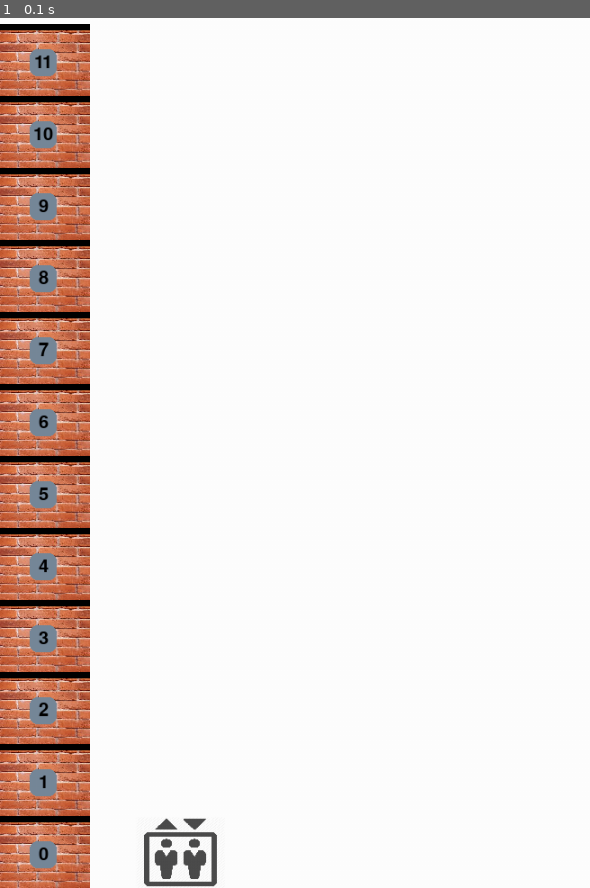
Above: before the commit, frame 1.
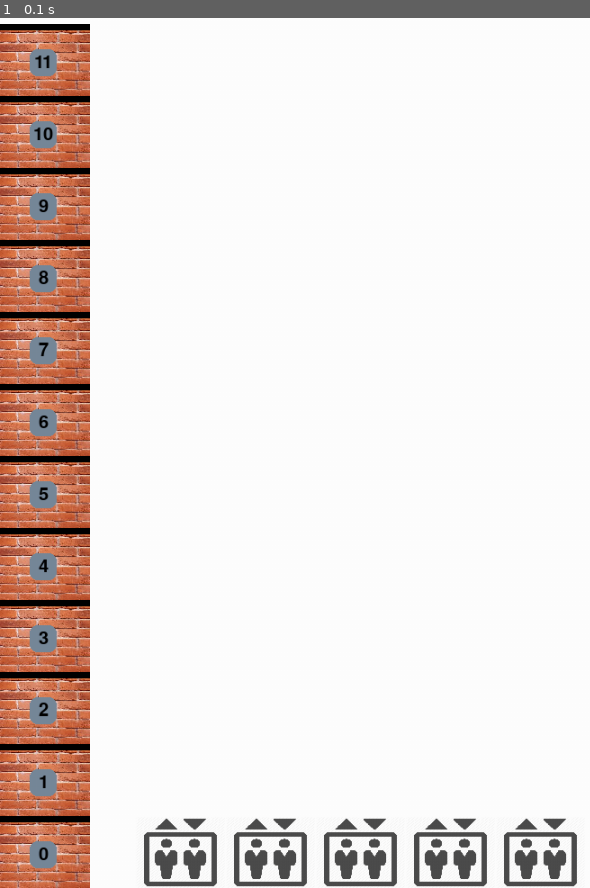
Above: after the commit, the same moment.

Repository: amiramyossi/elevators_project_m.10
Game: pygame game, started from pygame_training.py
Two runs of this game, one before a commit and one after it. Both use one fixed random seed, a clock stepped at 60 frames per second and the inputs below.
Inputs:
- Up to frame 1 (0.1 s): no input

The runs differ from the first frame. In frame 1, 2.2% of the frame differs, in the area x 39-98%, y 91-100%.

Commit message:
code is perfectly efficient yet ugly as heck

Diff:
--- a/Lift.py
+++ b/Lift.py
@@ -96,9 +96,9 @@
             else:
 
                 two_sec_check = time.time()
-                if two_sec_check - self.__starting_time < 2:
-                    self.__pause_time = 2 - (two_sec_check - self.__starting_time)
-                else:
+                if two_sec_check - self.__starting_time > 2:
+
+
                     self.__reference = False
                     self.__tasks.popleft()
 
--- a/pygame_training.py
+++ b/pygame_training.py
@@ -22,7 +22,7 @@
 
 
 BUILDING_HEIGHT = 11
-building = Building(screen, BUILDING_HEIGHT, 1)
+building = Building(screen, BUILDING_HEIGHT, 5)
 
 # clock = pygame.time.Clock()
 # clock.tick(60)
@@ -50,8 +50,8 @@
     # test_floor = building.get_floors()[3]
     # test_floor.request_lift()
     end = time.time()
-    if 1 / 32 + start - end > 0:
-        time.sleep(1 / 32 + start - end)
+    if 1 / 33.35 + start - end > 0:
+        time.sleep(1 / 33.35 + start - end)
     for event in pygame.event.get():
         if event.type == pygame.QUIT:
             running = False
